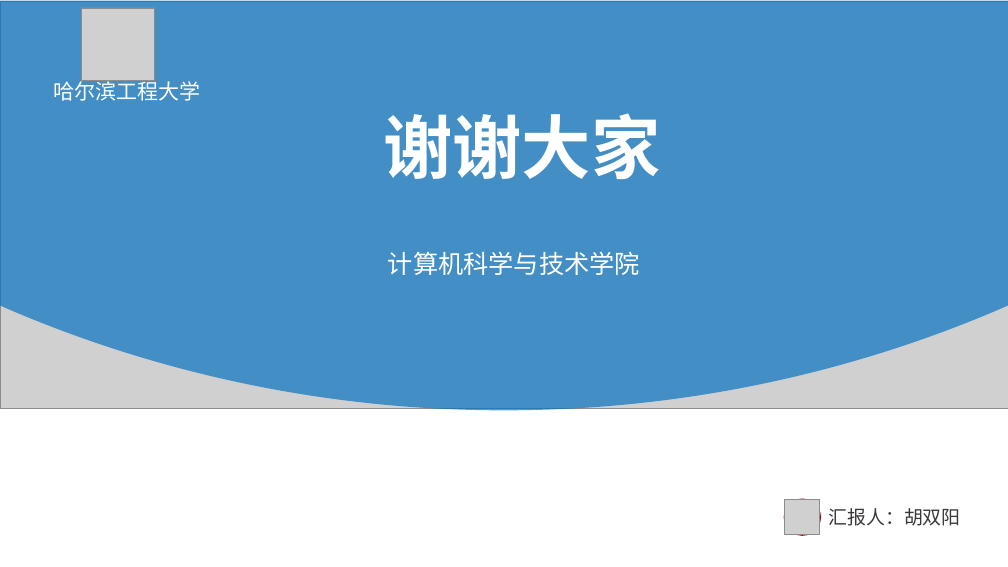
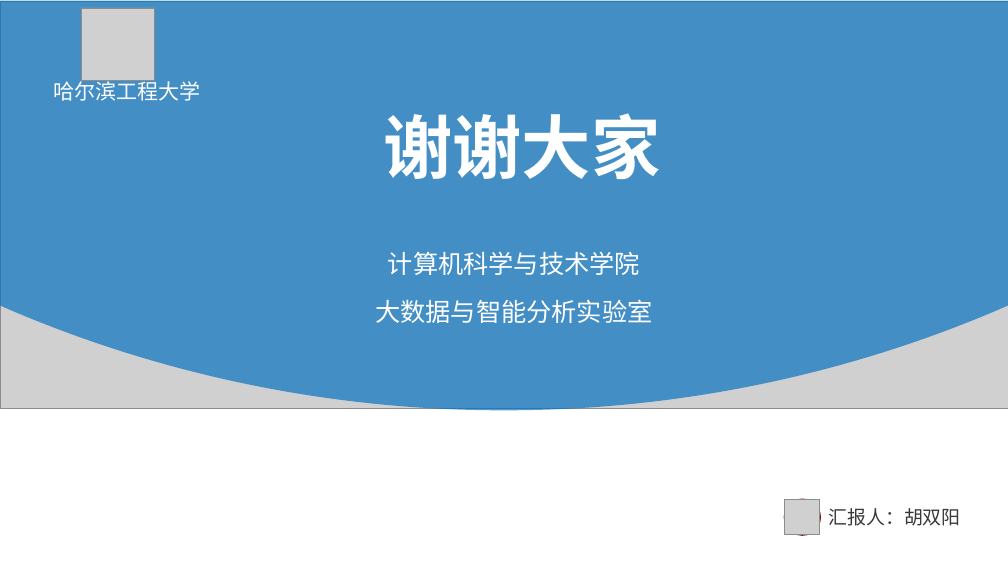
Before and after one commit to HEU-CS/new-database-S320067030-hushuangyang, a slide deck: slide 12 of S320067030 胡双阳 SR-GNN.pptx (slide 11 before the commit). Drawn at 1008x567 pixels with LibreOffice and Linux fonts; fonts in the diff are those of the drawing; grey boxes stand for pictures. Boxes give left, top, right and bottom in pixels: in the first picture for what was removed or moved away, otherwise in the second. Text is boxed around its words. In the diff, an @@ line names an element or a change of style, - is before the commit and + after.

```diff
--- a/S320067030 胡双阳 SR-GNN.pptx
+++ b/S320067030 胡双阳 SR-GNN.pptx
@@ text added at (375, 299, 652, 323), 24 pt, text #FFFFFF @@
+大数据与智能分析实验室
```
Also in this commit, not shown: 1 other slide changed, 1 slide added.
